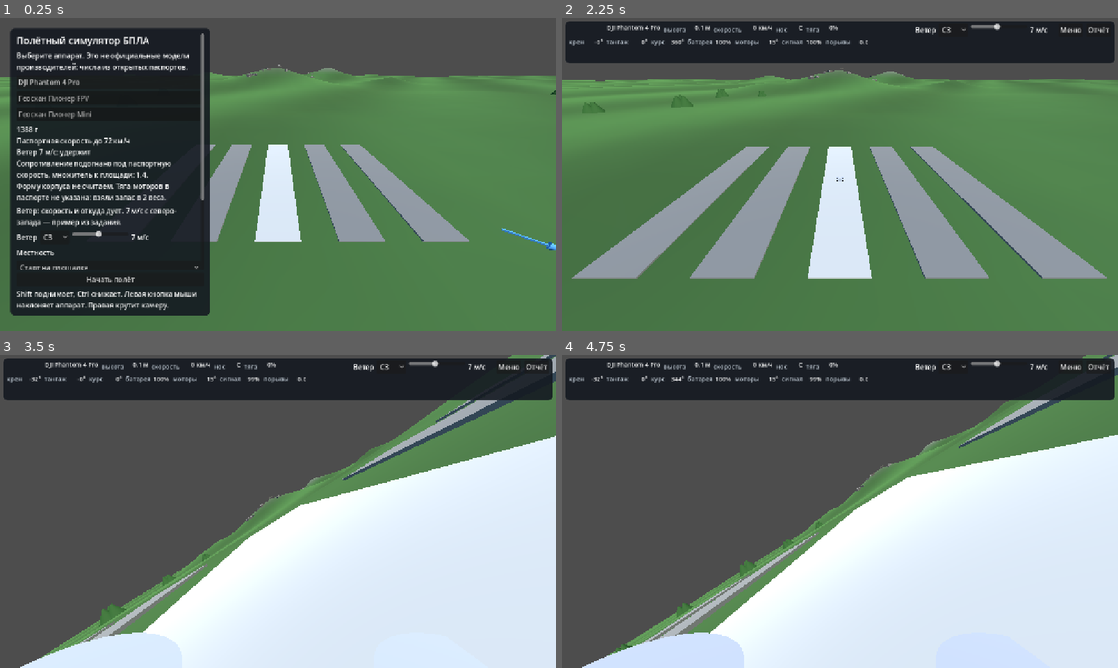
Above: before the commit, frames 1-4 (two rows, left to right).
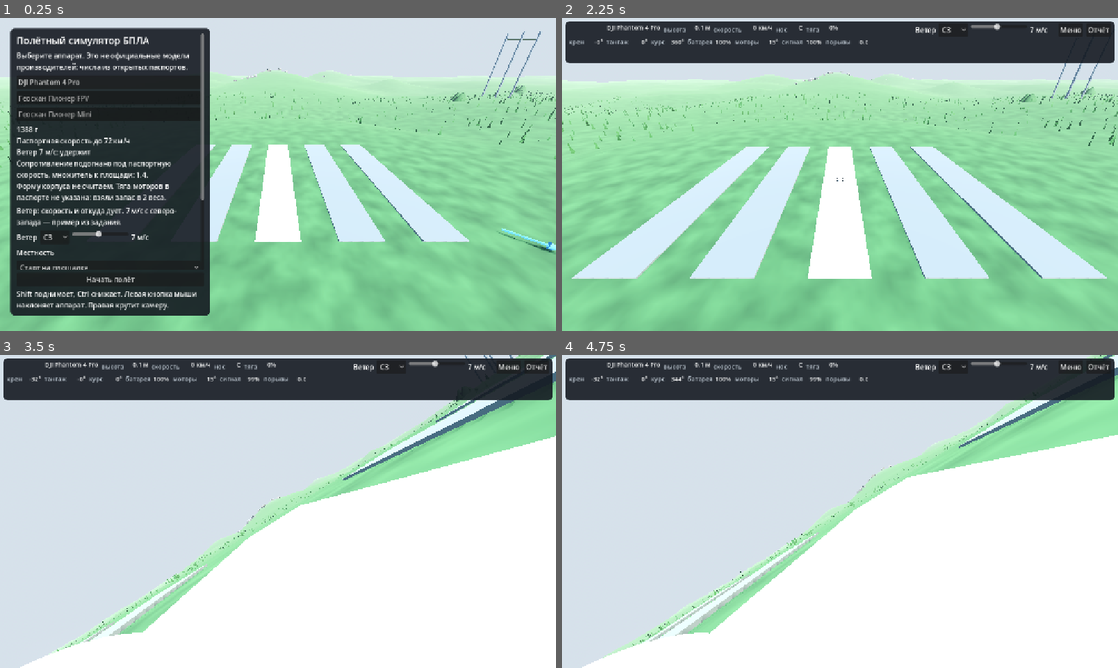
Above: after the commit, the same moments.

Repository: Melkor-code/infoteh
Game: Godot game, scene res://scenes/main.tscn
The game is run twice, just before and just after one commit, with the same random seed, the same clock (stepped at 60 frames per second) and the same inputs.
Inputs (mouse positions are in pixels of both pictures, inside the frame that each line leads up to):
- Up to frame 1 (0.25 s): no input
- Up to frame 2 (2.25 s): click "Старт на площадке" at 0.5 s; click "Старт на площадке" at 1.25 s; click "Начать полёт" at 2 s
- Up to frame 3 (3.5 s): tap Enter at 2.75 s; move the mouse to (400, 495) at 2.77 s; hold D from 2.78 s (still down); tap C at 2.85 s; click (400, 495) at 2.92 s
- Up to frame 4 (4.75 s): release D at 3.5 s; drag from (728, 527) to (812, 574) at 3.52 s; move the mouse to (895, 442) at 4.27 s; hold D from 4.28 s (still down); hold Q from 4.28 s (still down)

The runs differ from the first frame. In frame 1, 67% of the frame differs, in the area x 0-100%, y 0-100%; in frame 2, 87%; in frame 3, 76%; in frame 4, 74%.

Commit message:
feat: procedural terrain and environment
Холмы и овраги через FastNoiseLite, шейдер земли и воды, туман, тени и трава пакетом. Объёмный туман и SSAO в Compatibility не включал. Конус камеры и след не возвращал.

Co-authored-by: arena-agent <297053741+arena-agent@users.noreply.github.com>

Diff:
--- a/scripts/app.gd
+++ b/scripts/app.gd
@@ -26,9 +26,9 @@
 var camera_mode := 0
 var craft: Quadrotor
 var camera: Camera3D
-var rain: CPUParticles3D
-var snow: CPUParticles3D
-var hail: CPUParticles3D
+var rain: GPUParticles3D
+var snow: GPUParticles3D
+var hail: GPUParticles3D
 var field
 var wind_arrow: Node3D
 var log_lines: PackedStringArray = []
@@ -171,20 +171,38 @@
 	var environment := Environment.new()
 	var sky := Sky.new()
 	var sky_mat := ProceduralSkyMaterial.new()
-	sky_mat.sky_top_color = Color(0.32, 0.52, 0.82)
-	sky_mat.sky_horizon_color = Color(0.78, 0.82, 0.86)
-	sky_mat.ground_bottom_color = Color(0.22, 0.3, 0.18)
-	sky_mat.ground_horizon_color = Color(0.55, 0.58, 0.48)
+	sky_mat.sky_top_color = Color(0.28, 0.48, 0.82)
+	sky_mat.sky_horizon_color = Color(0.72, 0.8, 0.88)
+	sky_mat.ground_bottom_color = Color(0.2, 0.28, 0.16)
+	sky_mat.ground_horizon_color = Color(0.5, 0.54, 0.42)
+	sky_mat.sky_curve = 0.12
+	sky_mat.sun_angle_max = 26.0
 	sky.sky_material = sky_mat
 	environment.sky = sky
+	environment.background_mode = Environment.BG_SKY
 	environment.ambient_light_source = Environment.AMBIENT_SOURCE_SKY
-	environment.ambient_light_energy = 0.85
+	environment.ambient_light_energy = 0.7
+	environment.tonemap_mode = Environment.TONE_MAPPER_FILMIC
+	# Обычный туман даёт глубину в Compatibility. Объёмный туман и SSAO этот рендер не рисует.
+	environment.fog_enabled = true
+	environment.fog_mode = Environment.FOG_MODE_EXPONENTIAL
+	environment.fog_density = 0.0016
+	environment.fog_light_color = Color(0.72, 0.78, 0.84)
+	environment.fog_sun_scatter = 0.12
+	environment.glow_enabled = true
+	environment.glow_intensity = 0.25
+	environment.glow_strength = 0.45
+	environment.glow_bloom = 0.04
 	env.environment = environment
 	add_child(env)
 
 	var sun := DirectionalLight3D.new()
-	sun.rotation_degrees = Vector3(-48, 35, 0)
-	sun.light_energy = 1.2
+	sun.rotation_degrees = Vector3(-42, 32, 0)
+	sun.light_energy = 1.15
+	sun.shadow_enabled = true
+	sun.shadow_blur = 1.4
+	sun.directional_shadow_mode = DirectionalLight3D.SHADOW_PARALLEL_2_SPLITS
+	sun.directional_shadow_max_distance = 150.0
 	add_child(sun)
 
 	field = RangeField.new()
@@ -735,26 +753,30 @@
 	terrain_hint.text = "Одно поле: площадка, гряда на севере, пруд справа, роща слева и дорожка испытаний на юге. Выбор только переносит старт."
 
 
-func _make_precip(amount: int, life: float, speed_min: float, speed_max: float, drop_size: Vector2, color: Color, gravity: Vector3) -> CPUParticles3D:
-	var particles := CPUParticles3D.new()
+func _make_precip(amount: int, life: float, speed_min: float, speed_max: float, drop_size: Vector2, color: Color, gravity: Vector3) -> GPUParticles3D:
+	var particles := GPUParticles3D.new()
 	particles.amount = amount
 	particles.lifetime = life
 	particles.preprocess = 0.4
 	particles.emitting = false
-	particles.emission_shape = CPUParticles3D.EMISSION_SHAPE_BOX
-	particles.emission_box_extents = Vector3(16, 0.4, 16)
-	particles.direction = Vector3(0.15, -1, 0.1)
-	particles.spread = 8.0
-	particles.gravity = gravity
-	particles.initial_velocity_min = speed_min
-	particles.initial_velocity_max = speed_max
+	var process := ParticleProcessMaterial.new()
+	process.emission_shape = ParticleProcessMaterial.EMISSION_SHAPE_BOX
+	process.emission_box_extents = Vector3(18, 0.4, 18)
+	process.direction = Vector3(0.15, -1, 0.1)
+	process.spread = 8.0
+	process.gravity = gravity
+	process.initial_velocity_min = speed_min
+	process.initial_velocity_max = speed_max
+	particles.process_material = process
 	var drop := QuadMesh.new()
 	drop.size = drop_size
 	var material := StandardMaterial3D.new()
 	material.albedo_color = color
 	material.shading_mode = BaseMaterial3D.SHADING_MODE_UNSHADED
+	material.transparency = BaseMaterial3D.TRANSPARENCY_ALPHA
 	drop.material = material
-	particles.mesh = drop
+	particles.draw_pass_1 = drop
+	particles.visibility_aabb = AABB(Vector3(-24, -20, -24), Vector3(48, 40, 48))
 	add_child(particles)
 	return particles
 
--- a/scripts/range_field.gd
+++ b/scripts/range_field.gd
@@ -23,15 +23,29 @@
 
 var crowns: Array[Dictionary] = []
 var solids: Array[Dictionary] = []
+var relief_noise := FastNoiseLite.new()
+var valley_noise := FastNoiseLite.new()
 
 
 func build() -> void:
+	# Шум создаётся один раз. И картинка, и посадка читают одну и ту же функцию.
+	relief_noise.noise_type = FastNoiseLite.TYPE_SIMPLEX_SMOOTH
+	relief_noise.frequency = 0.015
+	relief_noise.fractal_type = FastNoiseLite.FRACTAL_FBM
+	relief_noise.fractal_octaves = 4
+	relief_noise.seed = 41
+	valley_noise.noise_type = FastNoiseLite.TYPE_SIMPLEX_SMOOTH
+	valley_noise.frequency = 0.009
+	valley_noise.seed = 88
 	_build_ground()
 	_build_water()
 	_build_pier()
 	_build_pad_marks()
 	_scatter_nature()
 	_build_course()
+	_build_road()
+	_build_yard()
+	_build_grass()
 	_add_sign("СЕВЕР", Vector3(0.0, 14.0, -230.0))
 	_add_sign("ГРЯДА", Vector3(8.0, 12.0, -150.0))
 	_add_sign("ПРУД", Vector3(96.0, 4.0, 22.0))
@@ -40,7 +54,7 @@
 
 
 func sample_height(x: float, z: float) -> float:
-	var h := _waves(x, z) + _mounds(x, z) + _pond_dent(x, z)
+	var h := _waves(x, z) + _relief(x, z) + _mounds(x, z) + _pond_dent(x, z)
 	var pad := Vector2(x, z).length()
 	if pad < PAD_BLEND:
 		h = lerpf(0.0, h, smoothstep(PAD_FLAT, PAD_BLEND, pad))
@@ -130,10 +144,7 @@
 	tool.generate_normals()
 	var mesh_node := MeshInstance3D.new()
 	mesh_node.mesh = tool.commit()
-	var paint := StandardMaterial3D.new()
-	paint.vertex_color_use_as_albedo = true
-	paint.roughness = 0.94
-	mesh_node.material_override = paint
+	mesh_node.material_override = _ground_material()
 	add_child(mesh_node)
 
 
@@ -148,6 +159,7 @@
 
 func _ground_vertex(tool: SurfaceTool, x: float, z: float) -> void:
 	var h := sample_height(x, z)
+	tool.set_uv(Vector2(x, z) * 0.04)
 	tool.set_color(_tint(h, x, z))
 	tool.add_vertex(Vector3(x, h, z))
 
@@ -161,9 +173,58 @@
 	var tint := grass.lerp(sand, shore)
 	if in_grove(Vector3(x, 0.0, z)):
 		tint = tint.lerp(moss, 0.45)
-	if h > 3.0:
-		tint = tint.lerp(rock, clampf((h - 3.0) / 5.0, 0.0, 1.0))
-	return tint * (0.9 + 0.1 * sin(x * 0.17 + z * 0.11))
+	if h > 3.2:
+		tint = tint.lerp(rock, clampf((h - 3.2) / 5.0, 0.0, 1.0))
+	if h > 7.4:
+		tint = tint.lerp(Color(0.9, 0.92, 0.94), clampf((h - 7.4) / 2.2, 0.0, 1.0))
+	return tint
+
+
+func _relief(x: float, z: float) -> float:
+	# FastNoiseLite: холмы и узкие овраги. Площадка, причал и дорожка потом выравниваются.
+	var hill := relief_noise.get_noise_2d(x, z)
+	var cut := pow(1.0 - absf(valley_noise.get_noise_2d(x, z)), 4.0)
+	return hill * 1.7 - cut * 2.2
+
+
+func _ground_material() -> ShaderMaterial:
+	var shader := Shader.new()
+	shader.code = """shader_type spatial;
+render_mode diffuse_burley, specular_schlick_ggx;
+uniform sampler2D detail : repeat_enable;
+varying vec3 world_normal;
+varying float height_m;
+void vertex() {
+	world_normal = normalize((MODEL_MATRIX * vec4(NORMAL, 0.0)).xyz);
+	height_m = (MODEL_MATRIX * vec4(VERTEX, 1.0)).y;
+}
+void fragment() {
+	float grain = texture(detail, UV).r;
+	float slope = clamp(world_normal.y, 0.0, 1.0);
+	vec3 rock = vec3(0.45, 0.43, 0.39);
+	vec3 snow = vec3(0.88, 0.90, 0.93);
+	vec3 albedo = mix(rock, COLOR.rgb, smoothstep(0.40, 0.78, slope));
+	float snow_mix = smoothstep(7.2, 9.2, height_m) * smoothstep(0.5, 0.88, slope);
+	albedo = mix(albedo, snow, snow_mix);
+	albedo *= 0.76 + 0.38 * grain;
+	ALBEDO = albedo;
+	ROUGHNESS = mix(0.94, 0.58, snow_mix);
+}
+"""
+	var noise := FastNoiseLite.new()
+	noise.noise_type = FastNoiseLite.TYPE_SIMPLEX
+	noise.frequency = 0.08
+	noise.fractal_type = FastNoiseLite.FRACTAL_FBM
+	noise.fractal_octaves = 3
+	var tex := NoiseTexture2D.new()
+	tex.noise = noise
+	tex.width = 256
+	tex.height = 256
+	tex.seamless = true
+	var mat := ShaderMaterial.new()
+	mat.shader = shader
+	mat.set_shader_parameter("detail", tex)
+	return mat
 
 
 func _waves(x: float, z: float) -> float:
@@ -250,11 +311,7 @@
 			_water_vertex(tool, x0, z1)
 	var water := MeshInstance3D.new()
 	water.mesh = tool.commit()
-	var paint := StandardMaterial3D.new()
-	paint.albedo_color = Color(0.12, 0.38, 0.62, 0.82)
-	paint.transparency = BaseMaterial3D.TRANSPARENCY_ALPHA
-	paint.roughness = 0.16
-	water.material_override = paint
+	water.material_override = _water_material()
 	add_child(water)
 
 
@@ -385,6 +442,12 @@
 		crown_base = 3.6
 		crown_top = 6.8
 	_add_solid(x, z, trunk_r * size, trunk_h * size, "Столкновение со стволом. Облетите дерево: сквозь ствол не пройти.")
+	# Дальние деревья не рисуются. Диапазон видимости есть у сетки, не у пустого узла.
+	for child in root.get_children():
+		var shown := child as GeometryInstance3D
+		if shown != null:
+			shown.visibility_range_end = 180.0
+			shown.visibility_range_end_margin = 20.0
 	crowns.append({
 		"x": x,
 		"z": z,
@@ -533,10 +596,11 @@
 	var major := hole + tube
 	ring.mesh = _ring_mesh(major, tube)
 	ring.position = center
-	var ring_paint := _paint(Color(0.85, 0.25, 0.18))
+	var ring_paint := _metal(Color(0.72, 0.74, 0.76))
 	ring_paint.cull_mode = BaseMaterial3D.CULL_DISABLED
 	ring.material_override = ring_paint
 	add_child(ring)
+	_add_gate_frame(center, hole)
 	solids.append({
 		"kind": "ring",
 		"center": center,
@@ -622,6 +686,161 @@
 
 func _tube_offset(radial: Vector3, angle: float, tube: float) -> Vector3:
 	return radial * cos(angle) * tube + Vector3(0.0, 0.0, sin(angle) * tube)
+
+
+func _add_gate_frame(center: Vector3, hole: float) -> void:
+	var metal := _metal(Color(0.62, 0.64, 0.66))
+	var span := hole + 1.3
+	for side in [-1.0, 1.0]:
+		var post := MeshInstance3D.new()
+		var box := BoxMesh.new()
+		box.size = Vector3(0.28, center.y + span, 0.28)
+		post.mesh = box
+		post.position = Vector3(center.x + side * span, (center.y + span) * 0.5, center.z)
+		post.material_override = metal
+		add_child(post)
+		_add_solid(center.x + side * span, center.z, 0.28, center.y + span, "Столкновение со стойкой ворот. Проходите в проём.")
+	var header := MeshInstance3D.new()
+	var bar := BoxMesh.new()
+	bar.size = Vector3(span * 2.0 + 0.4, 0.28, 0.28)
+	header.mesh = bar
+	header.position = Vector3(center.x, center.y + span, center.z)
+	header.material_override = metal
+	add_child(header)
+
+
+func _build_road() -> void:
+	var asphalt := _paint(Color(0.28, 0.29, 0.3))
+	asphalt.roughness = 0.82
+	for i in 12:
+		var z := 58.0 + float(i) * 18.0
+		var plate := MeshInstance3D.new()
+		var box := BoxMesh.new()
+		box.size = Vector3(7.0, 0.05, 16.0)
+		plate.mesh = box
+		plate.position = Vector3(0.0, sample_height(0.0, z) + 0.05, z)
+		plate.material_override = asphalt
+		add_child(plate)
+
+
+func _build_yard() -> void:
+	_add_pylon(-24.0, 36.0)
+	_add_pylon(36.0, -28.0)
+	_add_pylon(128.0, 48.0)
+	var blocks := [Vector3(18.0, 0.0, 88.0), Vector3(-18.0, 0.0, 124.0), Vector3(16.0, 0.0, 168.0)]
+	for block in blocks:
+		var y := sample_height(block.x, block.z)
+		var chunk := MeshInstance3D.new()
+		var box := BoxMesh.new()
+		box.size = Vector3(1.8, 1.1, 1.4)
+		chunk.mesh = box
+		chunk.position = Vector3(block.x, y + 0.55, block.z)
+		chunk.material_override = _paint(Color(0.62, 0.62, 0.6))
+		add_child(chunk)
+		_add_solid(block.x, block.z, 1.05, 1.2, "Столкновение с бетонным блоком. Это препятствие, не декорация.")
+
+
+func _add_pylon(x: float, z: float) -> void:
+	var y := sample_height(x, z)
+	var metal := _metal(Color(0.58, 0.6, 0.62))
+	for sx in [-1.0, 1.0]:
+		for sz in [-1.0, 1.0]:
+			var leg := MeshInstance3D.new()
+			var box := BoxMesh.new()
+			box.size = Vector3(0.16, 9.0, 0.16)
+			leg.mesh = box
+			leg.position = Vector3(x + sx * 1.15, y + 4.5, z + sz * 1.15)
+			leg.material_override = metal
+			add_child(leg)
+	var arm := MeshInstance3D.new()
+	var bar := BoxMesh.new()
+	bar.size = Vector3(4.2, 0.14, 0.14)
+	arm.mesh = bar
+	arm.position = Vector3(x, y + 8.2, z)
+	arm.material_override = metal
+	add_child(arm)
+	_add_solid(x, z, 1.5, 9.0, "Столкновение с опорой ЛЭП. Облетите вышку.")
+
+
+func _build_grass() -> void:
+	var mesh := _grass_mesh()
+	var multi := MultiMesh.new()
+	multi.transform_format = MultiMesh.TRANSFORM_3D
+	multi.mesh = mesh
+	var spots: Array[Vector3] = []
+	var rng := RandomNumberGenerator.new()
+	rng.seed = 23
+	var guard := 0
+	while spots.size() < 4500 and guard < 12000:
+		guard += 1
+		var x := rng.randf_range(-70.0, 70.0)
+		var z := rng.randf_range(-40.0, 55.0)
+		if _pond_field(x, z) > 0.05 or _on_course(x, z) or Vector2(x, z).length() < 14.0:
+			continue
+		if sample_height(x, z) > 4.5:
+			continue
+		spots.append(Vector3(x, sample_height(x, z), z))
+	multi.instance_count = spots.size()
+	for i in spots.size():
+		var spot := spots[i]
+		var basis := Basis(Vector3.UP, rng.randf_range(0.0, TAU)).scaled(Vector3.ONE * rng.randf_range(0.7, 1.3))
+		multi.set_instance_transform(i, Transform3D(basis, spot))
+	var grass := MultiMeshInstance3D.new()
+	grass.multimesh = multi
+	grass.cast_shadow = GeometryInstance3D.SHADOW_CASTING_SETTING_OFF
+	grass.visibility_range_end = 75.0
+	grass.material_override = _paint(Color(0.22, 0.46, 0.18))
+	add_child(grass)
+
+
+func _grass_mesh() -> ArrayMesh:
+	var tool := SurfaceTool.new()
+	tool.begin(Mesh.PRIMITIVE_TRIANGLES)
+	_grass_quad(tool, 0.0)
+	_grass_quad(tool, PI * 0.5)
+	tool.generate_normals()
+	return tool.commit()
+
+
+func _grass_quad(tool: SurfaceTool, yaw: float) -> void:
+	var c := cos(yaw)
+	var s := sin(yaw)
+	var a := Vector3(-0.08 * c, 0.0, -0.08 * s)
+	var b := Vector3(0.08 * c, 0.0, 0.08 * s)
+	var top := Vector3(0.0, 0.55, 0.0)
+	_tri(tool, a, b, top)
+
+
+func _water_material() -> ShaderMaterial:
+	var shader := Shader.new()
+	shader.code = """shader_type spatial;
+render_mode blend_mix, depth_draw_opaque, cull_disabled, specular_schlick_ggx;
+void vertex() {
+	VERTEX.y += sin(VERTEX.x * 0.42 + TIME * 1.1) * 0.06;
+	VERTEX.y += cos(VERTEX.z * 0.31 + TIME * 0.7) * 0.04;
+}
+void fragment() {
+	float fresnel = pow(1.0 - clamp(dot(NORMAL, VIEW), 0.0, 1.0), 2.4);
+	vec3 deep = vec3(0.04, 0.2, 0.36);
+	vec3 shallow = vec3(0.12, 0.42, 0.55);
+	vec3 color = mix(deep, shallow, COLOR.r);
+	color = mix(color, vec3(0.62, 0.78, 0.86), fresnel * 0.5);
+	ALBEDO = color;
+	ALPHA = mix(0.78, 0.55, fresnel);
+	ROUGHNESS = mix(0.2, 0.05, fresnel);
+	METALLIC = 0.05;
+}
+"""
+	var mat := ShaderMaterial.new()
+	mat.shader = shader
+	return mat
+
+
+func _metal(color: Color) -> StandardMaterial3D:
+	var paint := _paint(color)
+	paint.metallic = 0.62
+	paint.roughness = 0.38
+	return paint
 
 
 func _tube_mesh(length: float, inner_r: float, outer_r: float) -> ArrayMesh:
Not shown, changed: docs/karta.md
